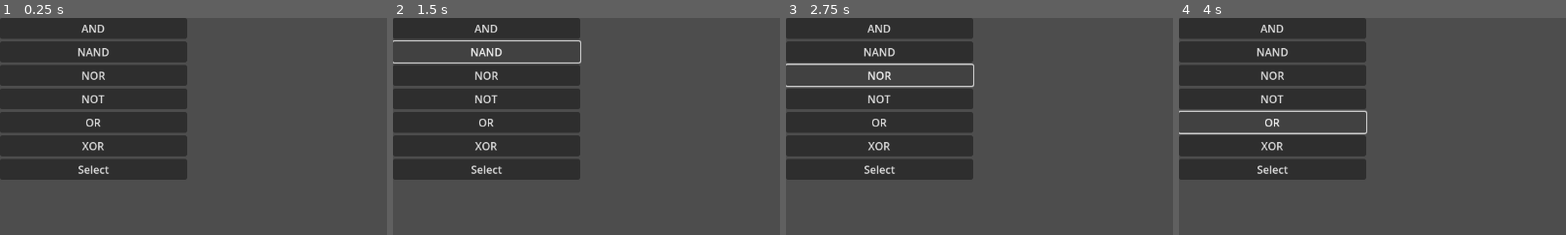
Above: before the commit, frames 1-4 (left to right).
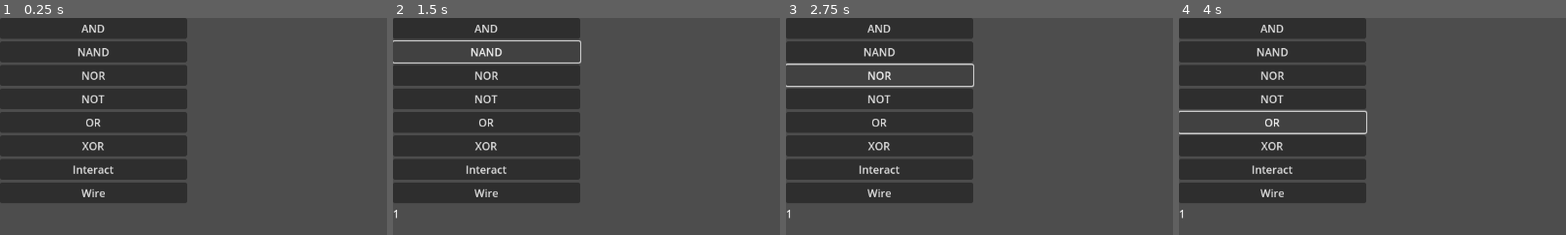
Above: after the commit, the same moments.

Repository: rbessin/Signal-Relay
Game: Godot game, scene res://scenes/main.tscn
Same seed, same stepped clock (60 frames per second), same inputs: the game is played once before the commit and once after it.
Inputs:
- Up to frame 1 (0.25 s): no input
- Up to frame 2 (1.5 s): click "AND" at 0.5 s; click "NAND" at 1.25 s
- Up to frame 3 (2.75 s): click "NOR" at 2 s
- Up to frame 4 (4 s): click "NOT" at 2.75 s; click "OR" at 3.5 s
The pictures show only the part of the screen within x 0-50%, y 0-50%; the shares and areas given below are measured in that part.

The runs differ from the first frame. In frame 1, 4.7% of the frame differs, in the area x 0-49%, y 67-86%; in frame 2, 4.8%, in the area x 0-49%, y 67-93%; in frame 3, 4.8%; in frame 4, 4.8%.

Commit message:
added wire placement

Diff:
--- a/project.godot
+++ b/project.godot
@@ -15,6 +15,25 @@
 config/features=PackedStringArray("4.5", "GL Compatibility")
 config/icon="res://icon.svg"
 
+[input]
+
+Click={
+"deadzone": 0.2,
+"events": [Object(InputEventMouseButton,"resource_local_to_scene":false,"resource_name":"","device":-1,"window_id":0,"alt_pressed":false,"shift_pressed":false,"ctrl_pressed":false,"meta_pressed":false,"button_mask":0,"position":Vector2(0, 0),"global_position":Vector2(0, 0),"factor":1.0,"button_index":1,"canceled":false,"pressed":false,"double_click":false,"script":null)
+]
+}
+Delete={
+"deadzone": 0.2,
+"events": [Object(InputEventKey,"resource_local_to_scene":false,"resource_name":"","device":0,"window_id":0,"alt_pressed":false,"shift_pressed":false,"ctrl_pressed":false,"meta_pressed":false,"pressed":false,"keycode":0,"physical_keycode":4194308,"key_label":0,"unicode":0,"location":0,"echo":false,"script":null)
+, Object(InputEventKey,"resource_local_to_scene":false,"resource_name":"","device":0,"window_id":0,"alt_pressed":false,"shift_pressed":false,"ctrl_pressed":false,"meta_pressed":false,"pressed":false,"keycode":0,"physical_keycode":4194312,"key_label":0,"unicode":0,"location":0,"echo":false,"script":null)
+]
+}
+Stop={
+"deadzone": 0.2,
+"events": [Object(InputEventKey,"resource_local_to_scene":false,"resource_name":"","device":0,"window_id":0,"alt_pressed":false,"shift_pressed":false,"ctrl_pressed":false,"meta_pressed":false,"pressed":false,"keycode":0,"physical_keycode":4194305,"key_label":0,"unicode":0,"location":0,"echo":false,"script":null)
+]
+}
+
 [rendering]
 
 renderer/rendering_method="gl_compatibility"
--- a/scenes/main.tscn
+++ b/scenes/main.tscn
@@ -34,17 +34,22 @@
 layout_mode = 2
 text = "XOR"
 
-[node name="Selection" type="Button" parent="Toolbar"]
+[node name="Interact" type="Button" parent="Toolbar"]
 layout_mode = 2
-text = "Select"
+text = "Interact"
+
+[node name="Wire" type="Button" parent="Toolbar"]
+layout_mode = 2
+text = "Wire"
 
 [node name="Current_Mode" type="Label" parent="Toolbar"]
 layout_mode = 2
 
-[connection signal="pressed" from="Toolbar/ANDButton" to="." method="_select_place" binds= ["AND"]]
-[connection signal="pressed" from="Toolbar/NANDButton" to="." method="_select_place" binds= ["NAND"]]
-[connection signal="pressed" from="Toolbar/NORButton" to="." method="_select_place" binds= ["NOR"]]
-[connection signal="pressed" from="Toolbar/NOTButton" to="." method="_select_place" binds= ["NOT"]]
-[connection signal="pressed" from="Toolbar/ORButton" to="." method="_select_place" binds= ["OR"]]
-[connection signal="pressed" from="Toolbar/XORButton" to="." method="_select_place" binds= ["XOR"]]
-[connection signal="pressed" from="Toolbar/Selection" to="." method="_on_mode_selected" binds= [0]]
+[connection signal="pressed" from="Toolbar/ANDButton" to="." method="select_place" binds= ["AND"]]
+[connection signal="pressed" from="Toolbar/NANDButton" to="." method="select_place" binds= ["NAND"]]
+[connection signal="pressed" from="Toolbar/NORButton" to="." method="select_place" binds= ["NOR"]]
+[connection signal="pressed" from="Toolbar/NOTButton" to="." method="select_place" binds= ["NOT"]]
+[connection signal="pressed" from="Toolbar/ORButton" to="." method="select_place" binds= ["OR"]]
+[connection signal="pressed" from="Toolbar/XORButton" to="." method="select_place" binds= ["XOR"]]
+[connection signal="pressed" from="Toolbar/Interact" to="." method="select_interact"]
+[connection signal="pressed" from="Toolbar/Wire" to="." method="select_wire"]
--- a/scripts/core/wire.gd
+++ b/scripts/core/wire.gd
@@ -7,6 +7,8 @@
 var color: Color = Color.BLACK
 var width: int = 2
 
+var preview_end_position: Vector2 = Vector2.ZERO
+var is_preview: bool = false
 
 # Runs on instantiation
 func _ready():
@@ -22,7 +24,14 @@
 
 # Set visuals
 func update_visuals():
-	if from_pin == null or to_pin == null: return
+	if from_pin == null: return
 	var start_position = to_local(from_pin.global_position)
-	var end_position = to_local(to_pin.global_position)
+	var end_position: Vector2
+
+	if is_preview:
+		end_position = to_local(preview_end_position)
+	elif to_pin != null:
+		end_position = to_local(to_pin.global_position)
+	else: return
+
 	line.points = [start_position, end_position]
--- a/scripts/main.gd
+++ b/scripts/main.gd
@@ -27,21 +27,19 @@
 var wire_start_pin: Pin = null
 var wire_preview: Wire = null
 
+# Default functions which run on instantiation and every frame
+func _ready():
+	pass
 func _process(_delta):
+	_drag()
+	_position_wire_preview()
+
+# INTERACT helpers
+func _drag(): # Drag gate instance
 	if is_dragging and selected_gate_instance != null:
 		selected_gate_instance.global_position = get_global_mouse_position() + drag_offset
 
-func instantiate_gate():
-	if gate_to_place == null: return
-
-	var new_gate = gate_to_place.instantiate()
-	add_child(new_gate)
-	new_gate.uid = _generate_uid()
-	new_gate.name = new_gate.type + '_' + str(new_gate.uid)
-	new_gate.gate_clicked.connect(_select_gate_instance)
-	new_gate.global_position = get_global_mouse_position()
-
-func _select_gate_instance(gate_instance: Gate):
+func _select_gate_instance(gate_instance: Gate): # Select gate instance
 	if current_mode == Mode.INTERACT:
 		if selected_gate_instance != null:
 			selected_gate_instance.set_selected(false)
@@ -50,51 +48,110 @@
 		is_dragging = true
 		drag_offset = selected_gate_instance.global_position - get_global_mouse_position()
 
-func delete_gate_instance():
+func delete_gate_instance(): # Delete gate instance
 	selected_gate_instance.queue_free()
 	selected_gate_instance = null
 
-func _generate_uid():
+# PLACE helpers
+func instantiate_gate(): # Create gate instance
+	if gate_to_place == null: return
+
+	var new_gate = gate_to_place.instantiate()
+	add_child(new_gate)
+	new_gate.uid = _generate_uid()
+	new_gate.name = new_gate.type + '_' + str(new_gate.uid)
+	new_gate.global_position = get_global_mouse_position()
+	new_gate.gate_clicked.connect(_select_gate_instance)
+	call_deferred("_connect_gate_pins", new_gate)
+
+func _connect_gate_pins(gate: Gate):
+	for child in gate.get_children():
+		if child is Pin:
+			child.pin_clicked.connect(_on_pin_clicked)
+
+func _on_pin_clicked(pin_instance: Pin): # Handle pin clicks
+	if current_mode == Mode.WIRE:
+		if not is_creating_wire:
+			if pin_instance.pin_type == Pin.PinType.OUTPUT:
+				_start_wire_creation(pin_instance)
+		else:
+			if pin_instance.pin_type == Pin.PinType.INPUT:
+				_complete_wire_creation(pin_instance)
+			else: _cancel_wire_creation()
+
+func _generate_uid(): # Create unique ID
 	current_uid += 1
 	return current_uid
 
-func _unhandled_input(event):
-	if event is InputEventMouseButton and event.button_index == MOUSE_BUTTON_LEFT:
-		if event.pressed:
-			if current_mode == Mode.PLACE:
-				instantiate_gate()
-			elif current_mode == Mode.INTERACT:
-				if selected_gate_instance != null:
-					selected_gate_instance.set_selected(false)
-					selected_gate_instance = null
-		if not event.pressed:
-			is_dragging = false
-	if event is InputEventKey:
-		if (event.keycode == KEY_BACKSPACE or event.keycode == KEY_DELETE) and event.pressed:
-			if current_mode == Mode.INTERACT:
-				delete_gate_instance()
+# WIRE helpers
+func _start_wire_creation(start_pin: Pin):
+	is_creating_wire = true
+	wire_start_pin = start_pin
+	wire_preview = Wire.new()
+	wire_preview.from_pin = wire_start_pin
+	wire_preview.is_preview = true
+	add_child(wire_preview)
 
-# Enter / Exit / Select Modes
+func _complete_wire_creation(end_pin: Pin):
+	wire_preview.to_pin = end_pin
+	wire_preview.is_preview = false
+	is_creating_wire = false
+	wire_start_pin = null
+	wire_preview = null
 
+func _cancel_wire_creation():
+	if wire_preview != null:
+		wire_preview.queue_free()
+	is_creating_wire = false
+	wire_start_pin = null
+	wire_preview = null
+
+func _position_wire_preview():
+	if is_creating_wire and wire_preview != null:
+		wire_preview.preview_end_position = get_global_mouse_position()
+
+# Handle events
+func _unhandled_input(event): # Handle inputs
+	if event.is_action_pressed("Click"):
+		_handle_click()
+	elif event.is_action_released("Click"):
+		_handle_click_release()
+	elif event.is_action_pressed("Delete"):
+		_handle_delete()
+	elif event.is_action_pressed("Stop"):
+		_handle_stop()
+
+func _handle_click(): # Handle click
+	if current_mode == Mode.PLACE: instantiate_gate()
+	elif current_mode == Mode.INTERACT:
+		if selected_gate_instance != null:
+			selected_gate_instance.set_selected(false)
+			selected_gate_instance = null
+func _handle_click_release(): # Handle click release
+	is_dragging = false
+func _handle_delete(): # Handle delete
+	if current_mode == Mode.INTERACT: delete_gate_instance()
+func _handle_stop(): # Handle stop
+	if current_mode == Mode.WIRE: _cancel_wire_creation()
+	elif current_mode == Mode.INTERACT: selected_gate_instance = null
+
+# Enter mode
 func _enter_interact():
 	pass
-
 func _enter_place(gate_name: String = ""):
 	if gate_name != "" and gate_name in gate_prefabs:
 		gate_to_place = gate_prefabs[gate_name]
-
 func _enter_wire():
 	pass
 
+# Exit mode
 func _exit_interact():
 	if selected_gate_instance != null:
 		selected_gate_instance.set_selected(false)
 		selected_gate_instance = null
 	is_dragging = false
-
 func _exit_place():
 	gate_to_place = null
-
 func _exit_wire():
 	if wire_preview != null:
 		wire_preview.queue_free()
@@ -102,6 +159,7 @@
 	is_creating_wire = false
 	wire_start_pin = null
 
+# Set mode by exiting old mode and entering new mode
 func _set_mode(new_mode: Mode, gate_name: String = ''):
 	match current_mode:
 		Mode.INTERACT: _exit_interact()
@@ -116,11 +174,10 @@
 		Mode.PLACE: _enter_place(gate_name)
 		Mode.WIRE: _enter_wire()
 
+# Select mode
 func select_interact():
 	_set_mode(Mode.INTERACT)
-
 func select_place(gate_name: String):
 	_set_mode(Mode.PLACE, gate_name)
-
 func select_wire():
 	_set_mode(Mode.WIRE)
Not shown, changed: README.md
